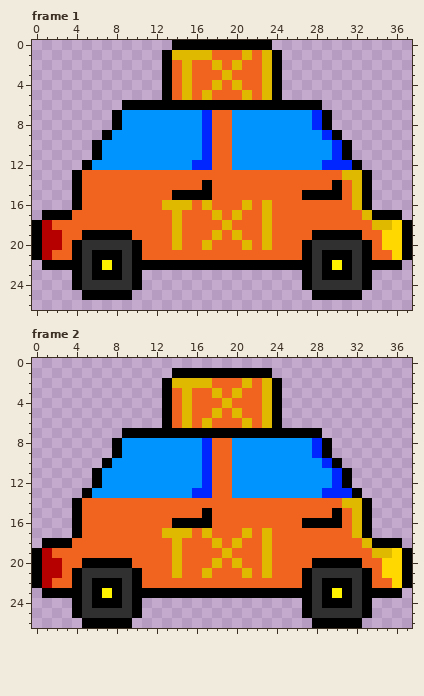
File history of a pixel-art file, assets/Textures/sprites/car_taxi.ase. The first picture shows the starting point.
38x27 pixels, 2 frames. Shown: frame 1, frame 2.
After the commit:
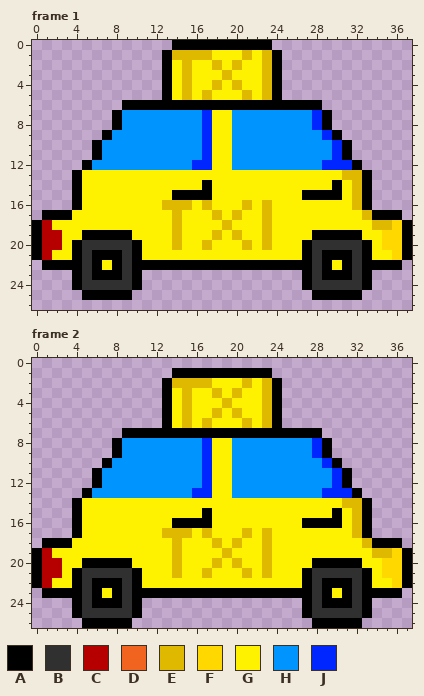
Palette (. is transparent): A #000000  B #303030  C #b60000  D #f1641f  E #deb900  F #ffd800  G #fff200  H #0094ff  J #0026ff
Edits made:
Frame 1:
y 1: x 18..20 DDD -> GGG; x 22 D -> G
y 2: x 14 D -> G; x 16..17 DD -> GG; x 19 D -> G; x 21..22 DD -> GG
y 3: x 14 D -> G; x 16..18 DDD -> GGG; x 20..22 DDD -> GGG
y 4: x 14 D -> G; x 16..17 DD -> GG; x 19 D -> G; x 21..22 DD -> GG
y 5: x 14 D -> G; x 16 D -> G; x 18..20 DDD -> GGG; x 22 D -> G
y 7..12: x 18..19 DD -> GG
y 13: x 5..30 DDDDDDDDDDDDDDDDDDDDDDDDDD -> GGGGGGGGGGGGGGGGGGGGGGGGGG
y 14: x 5..16 DDDDDDDDDDDD -> GGGGGGGGGGGG; x 18..29 DDDDDDDDDDDD -> GGGGGGGGGGGG; x 31 D -> G
y 15: x 5..13 DDDDDDDDD -> GGGGGGGGG; x 18..26 DDDDDDDDD -> GGGGGGGGG; x 31 D -> G
y 16: x 5..12 DDDDDDDD -> GGGGGGGG; x 16 D -> G; x 18..20 DDD -> GGG; x 22 D -> G; x 24..31 DDDDDDDD -> GGGGGGGG
y 17: x 4..13 DDDDDDDDDD -> GGGGGGGGGG; x 15..17 DDD -> GGG; x 19 D -> G; x 21..22 DD -> GG; x 24..32 DDDDDDDDD -> GGGGGGGGG
y 18: x 2..13 DDDDDDDDDDDD -> GGGGGGGGGGGG; x 15..18 DDDD -> GGGG; x 20..22 DDD -> GGG; x 24..33 DDDDDDDDDD -> GGGGGGGGGG
y 19: x 3..4 DD -> GG; x 10..13 DDDD -> GGGG; x 15..17 DDD -> GGG; x 19 D -> G; x 21..22 DD -> GG; x 24..27 DDDD -> GGGG; x 33..34 DD -> GG
y 20: x 3 D -> G; x 11..13 DDD -> GGG; x 15..16 DD -> GG; x 18..20 DDD -> GGG; x 22 D -> G; x 24..26 DDD -> GGG; x 34 D -> G
y 21: x 2..3 DD -> GG; x 11..26 DDDDDDDDDDDDDDDD -> GGGGGGGGGGGGGGGG; x 34..35 DD -> GG
Frame 2:
y 2: x 18..20 DDD -> GGG; x 22 D -> G
y 3: x 14 D -> G; x 16..17 DD -> GG; x 19 D -> G; x 21..22 DD -> GG
y 4: x 14 D -> G; x 16..18 DDD -> GGG; x 20..22 DDD -> GGG
y 5: x 14 D -> G; x 16..17 DD -> GG; x 19 D -> G; x 21..22 DD -> GG
y 6: x 14 D -> G; x 16 D -> G; x 18..20 DDD -> GGG; x 22 D -> G
y 8..13: x 18..19 DD -> GG
y 14: x 5..30 DDDDDDDDDDDDDDDDDDDDDDDDDD -> GGGGGGGGGGGGGGGGGGGGGGGGGG
y 15: x 5..16 DDDDDDDDDDDD -> GGGGGGGGGGGG; x 18..29 DDDDDDDDDDDD -> GGGGGGGGGGGG; x 31 D -> G
y 16: x 5..13 DDDDDDDDD -> GGGGGGGGG; x 18..26 DDDDDDDDD -> GGGGGGGGG; x 31 D -> G
y 17: x 5..12 DDDDDDDD -> GGGGGGGG; x 16 D -> G; x 18..20 DDD -> GGG; x 22 D -> G; x 24..31 DDDDDDDD -> GGGGGGGG
y 18: x 4..13 DDDDDDDDDD -> GGGGGGGGGG; x 15..17 DDD -> GGG; x 19 D -> G; x 21..22 DD -> GG; x 24..32 DDDDDDDDD -> GGGGGGGGG
y 19: x 2..13 DDDDDDDDDDDD -> GGGGGGGGGGGG; x 15..18 DDDD -> GGGG; x 20..22 DDD -> GGG; x 24..33 DDDDDDDDDD -> GGGGGGGGGG
y 20: x 3..4 DD -> GG; x 10..13 DDDD -> GGGG; x 15..17 DDD -> GGG; x 19 D -> G; x 21..22 DD -> GG; x 24..27 DDDD -> GGGG; x 33..34 DD -> GG
y 21: x 3 D -> G; x 11..13 DDD -> GGG; x 15..16 DD -> GG; x 18..20 DDD -> GGG; x 22 D -> G; x 24..26 DDD -> GGG; x 34 D -> G
y 22: x 2..3 DD -> GG; x 11..26 DDDDDDDDDDDDDDDD -> GGGGGGGGGGGGGGGG; x 34..35 DD -> GG
Where, in picture pixels (left, top, right, bottom), the same in both pictures:
changed: (52, 50, 392, 260)
changed: (52, 378, 392, 588)
